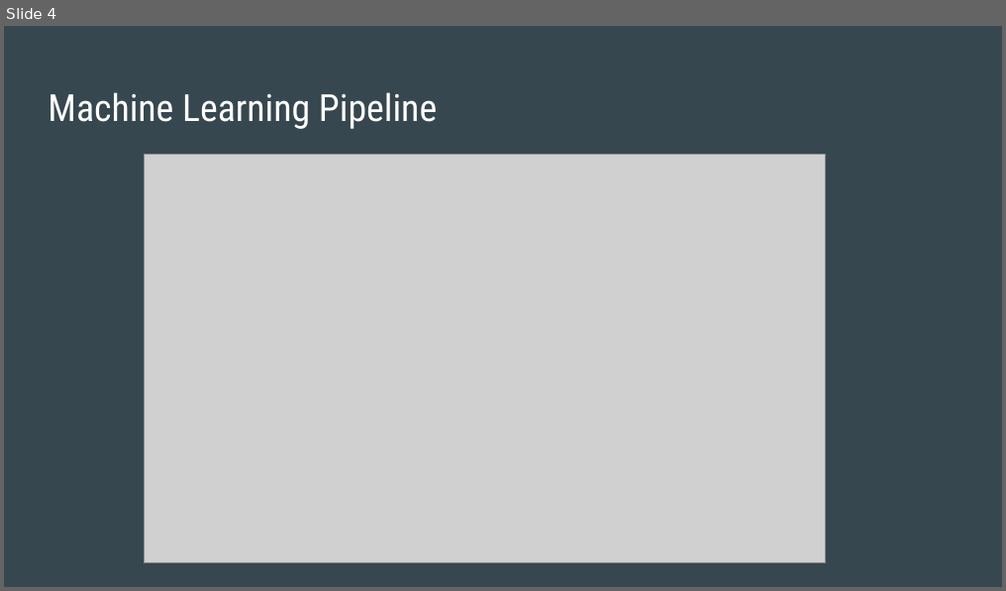
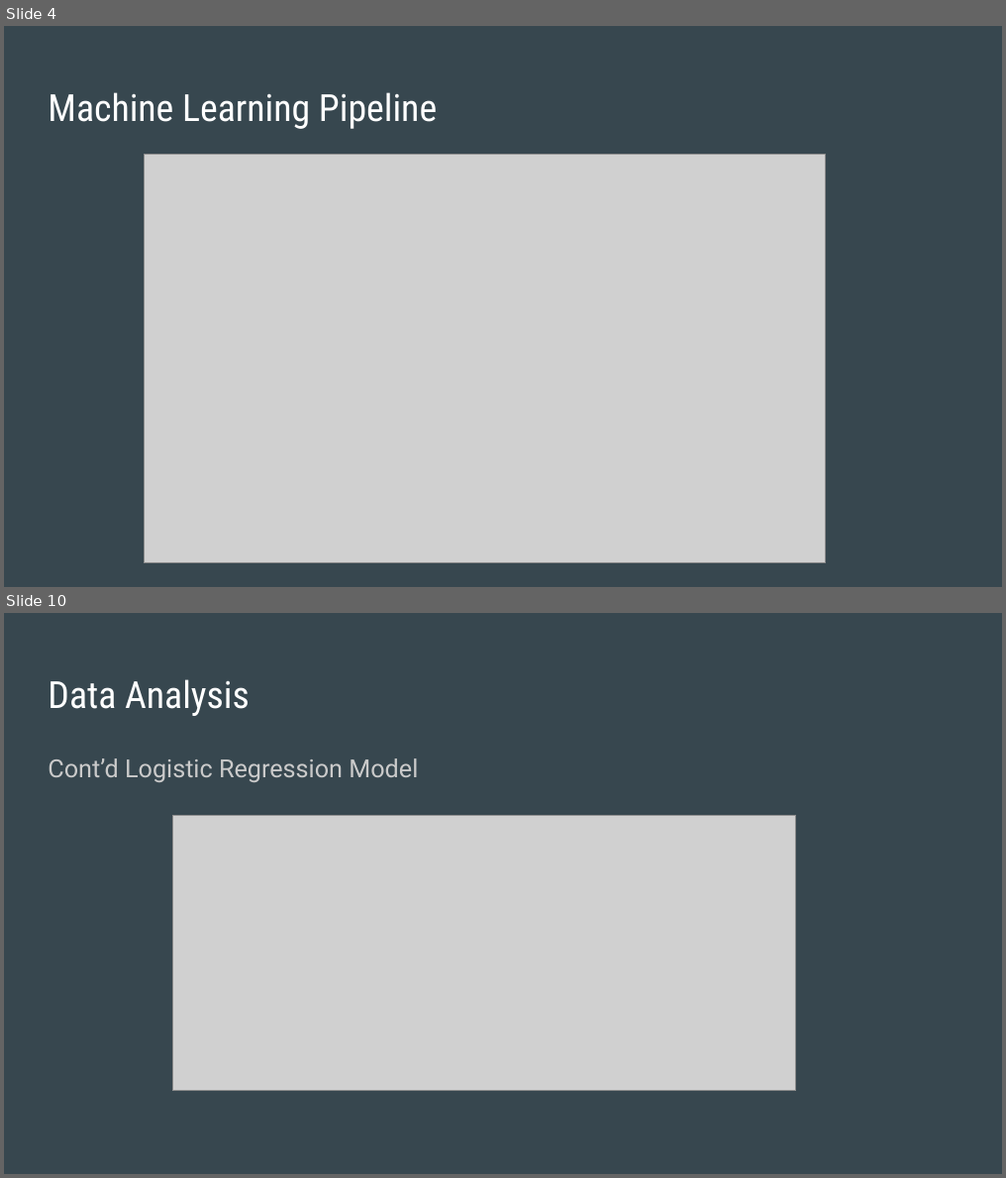
Before and after one commit to daniduce/Final-Project, a slide deck: Weather Patterns.pptx. Shown one above the other, each under a label of ours: slide 4 before the commit, slides 4 and 10 after it; the slides between them are not shown. The pictures are 1006x591 and 1006x1178 pixels, drawn with LibreOffice and Linux fonts; fonts in the diff are those of the drawing; grey boxes stand for pictures. Boxes give left, top, right and bottom in pixels: in the first picture for what was removed or moved away, otherwise in the second. Text is boxed around its words. In the diff, an @@ line names an element or a change of style, - is before the commit and + after.

```diff
--- a/Weather Patterns.pptx
+++ b/Weather Patterns.pptx
@@ slide 10 added at [4,613,1002,1174], background #37474F @@
@@ title added at [48,679,250,716], 27 pt, text #FFFFFF @@
+Data Analysis
@@ text added at [48,759,418,782], 18 pt, text #CACACA @@
+Cont’d Logistic Regression Model
@@ picture added at [172,816,796,1091] @@
```
Also in this commit, not shown: 2 slides changed, 5 other slides added, 1 slide removed, 1 other file.
